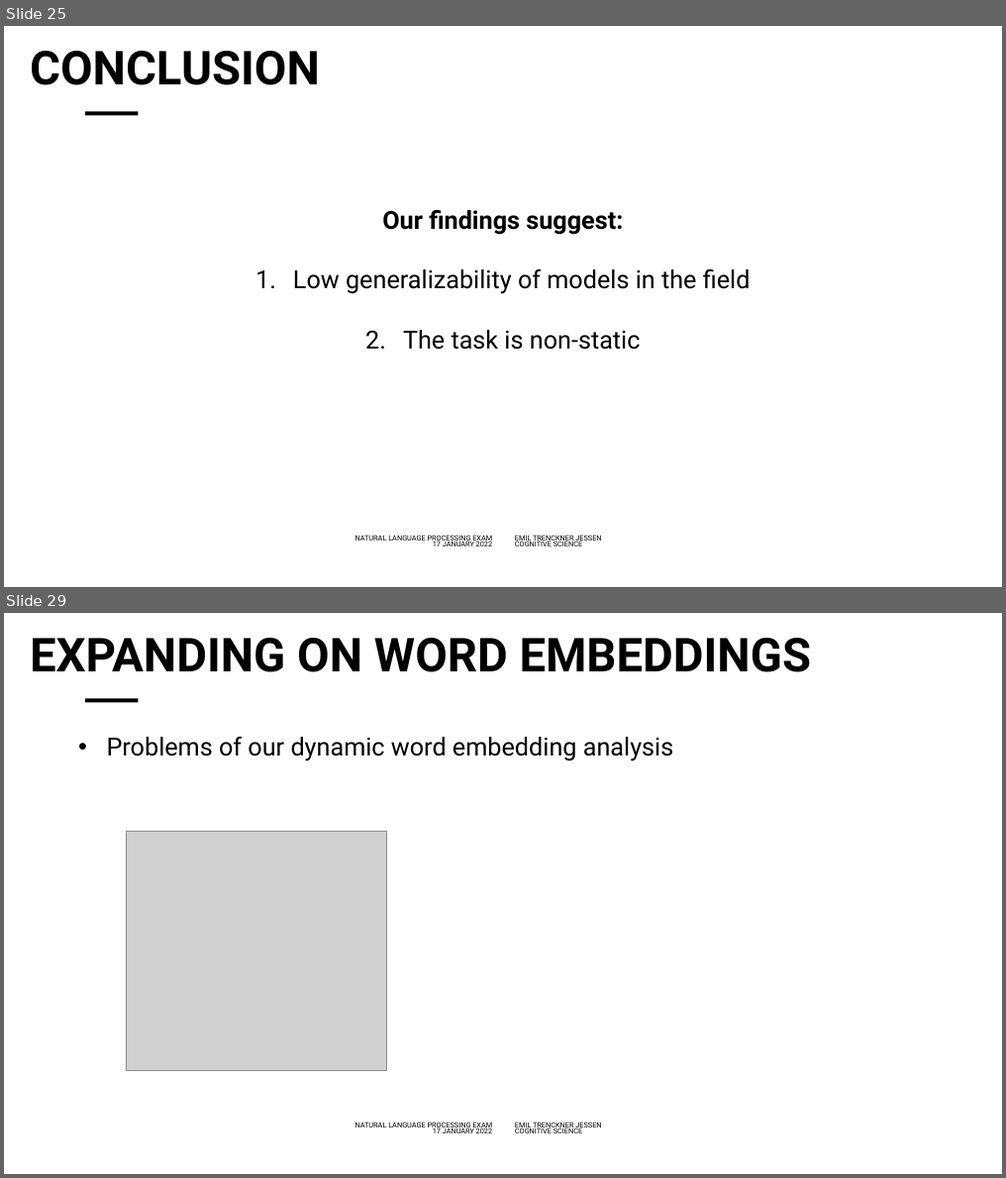
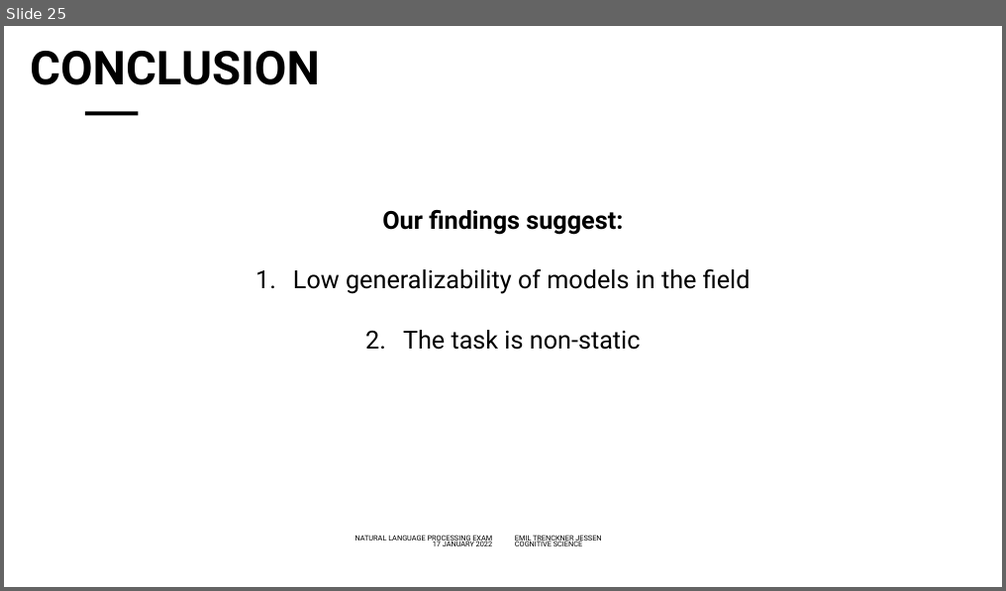
Before and after one commit to emiltj/NLP_oral_backup, a slide deck: Oral presentation/NLP.pptx. Shown one above the other, each under a label of ours: slides 25 and 29 before the commit, slide 25 after it; the slides between them are not shown. The pictures are 1006x1178 and 1006x591 pixels, drawn with LibreOffice and Linux fonts; fonts in the diff are those of the drawing; grey boxes stand for pictures; background and template pictures are left out. Boxes give left, top, right and bottom in pixels: in the first picture for what was removed or moved away, otherwise in the second. Text is boxed around its words. In the diff, an @@ line names an element or a change of style, - is before the commit and + after.

```diff
--- a/Oral presentation/NLP.pptx
+++ b/Oral presentation/NLP.pptx
@@ slide 29 removed at box(4, 613, 1002, 1174), background #FFFFFF; not listed: 6 template elements that a slide beside it also shows @@
@@ title removed at box(30, 638, 811, 672) @@
-EXPANDING ON WORD EMBEDDINGS
@@ text removed at box(107, 737, 674, 761) @@
-• Problems of our dynamic word embedding analysis
@@ picture removed at box(126, 831, 386, 1071) @@
```
Also in this commit, not shown: 8 slides changed, 2 slides added, 1 other slide removed, 1 other file.
